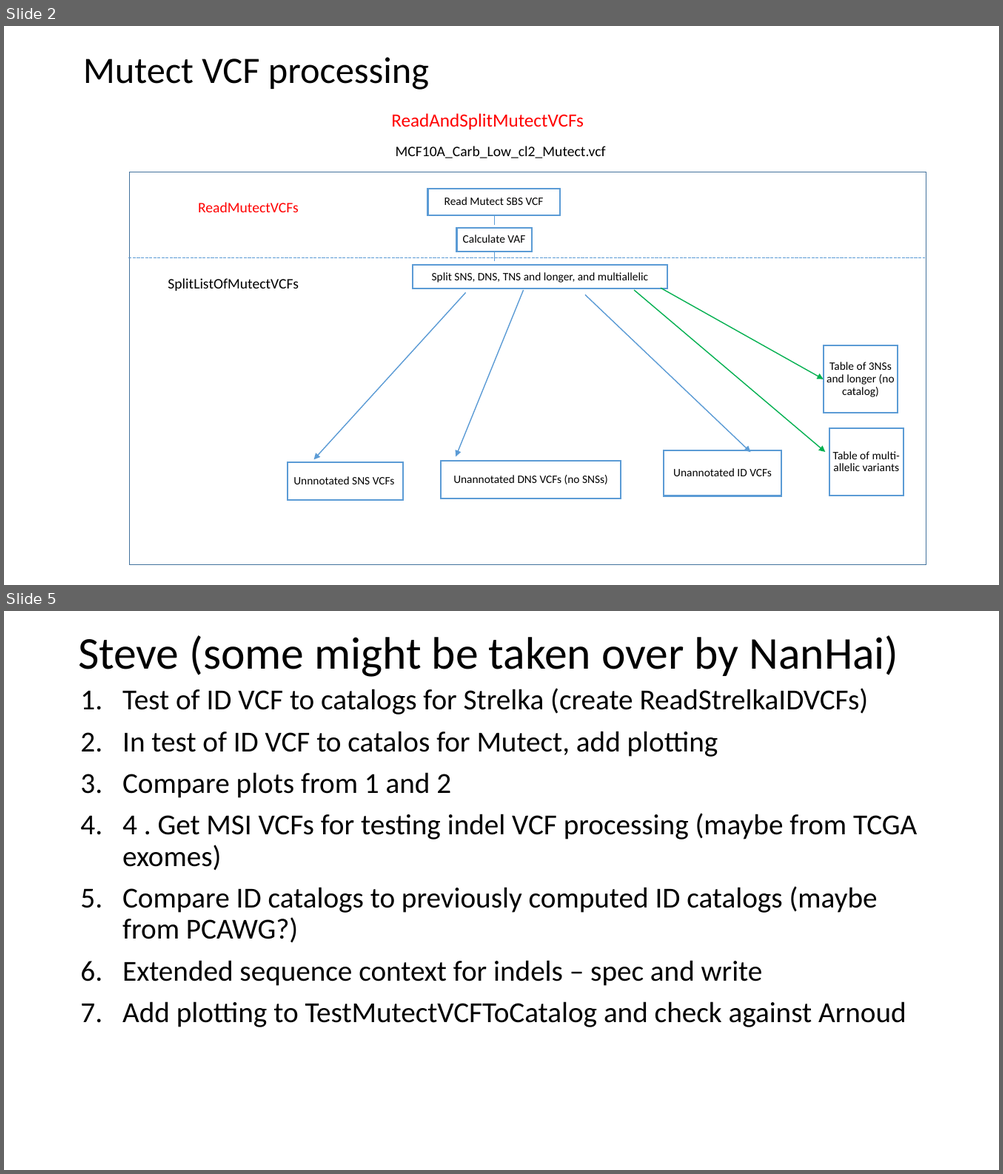
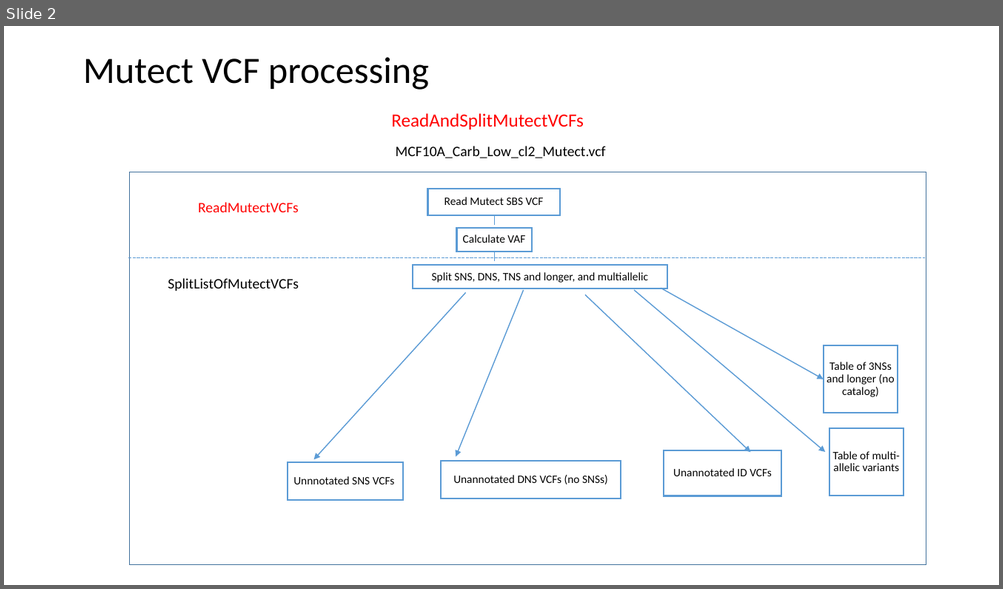
Before and after one commit to steverozen/ICAMS, a slide deck: data-raw/ICAMS-overview.pptx. Shown one above the other, each under a label of ours: slides 2 and 5 before the commit, slide 2 after it; the slides between them are not shown. The pictures are 1003x1174 and 1003x589 pixels, drawn with LibreOffice and Linux fonts; fonts in the diff are those of the drawing. Boxes give left, top, right and bottom in pixels: in the first picture for what was removed or moved away, otherwise in the second. Text is boxed around its words. In the diff, an @@ line names an element or a change of style, - is before the commit and + after.

```diff
--- a/data-raw/ICAMS-overview.pptx
+++ b/data-raw/ICAMS-overview.pptx
@@ slide 5 removed at bbox=[4, 611, 999, 1170], background #FFFFFF @@
@@ title removed at bbox=[78, 635, 898, 677] @@
-Steve (some might be taken over by NanHai)
@@ text removed at bbox=[122, 688, 916, 1028] @@
-1. Test of ID VCF to catalogs for Strelka (create ReadStrelkaIDVCFs)
-2. In test of ID VCF to catalos for Mutect, add plotting
-3. Compare plots from 1 and 2
-4. 4 . Get MSI VCFs for testing indel VCF processing (maybe from TCGA exomes)
-5. Compare ID catalogs to previously computed ID catalogs (maybe from PCAWG?)
-6. Extended sequence context for indels – spec and write
-7. Add plotting to TestMutectVCFToCatalog and check against Arnoud
@@ slide 2 changed as well @@
@@ arrow (634, 290) - (825, 452): stroke #00B050 1 pt to #5B9BD5 1 pt @@
@@ arrow (660, 288) - (823, 380): stroke #00B050 1 pt to #5B9BD5 1 pt @@
```
Also in this commit, not shown: 2 other slides changed, 3 other slides removed, 1 other file.
